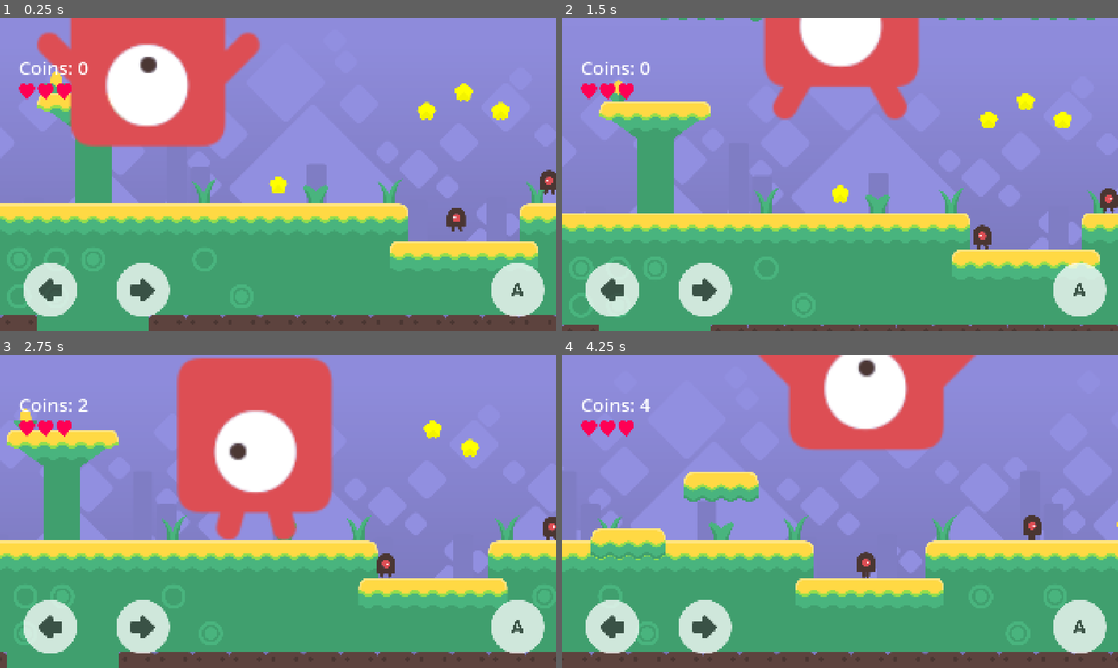
Above: before the commit, frames 1-4 (two rows, left to right).
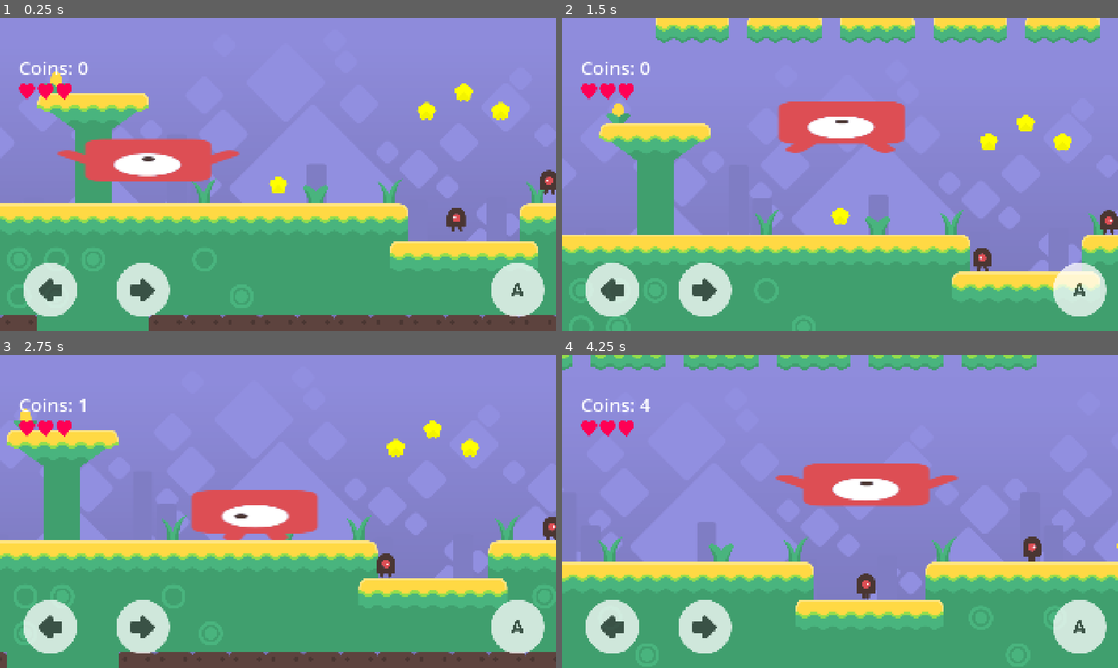
Above: after the commit, the same moments.

Repository: IzaacD-jpg/Testing-Testing
Game: Godot game, scene res://main.tscn
The game is run twice, just before and just after one commit, with the same random seed, the same clock (stepped at 60 frames per second) and the same inputs.
Inputs (mouse positions are in pixels of both pictures, inside the frame that each line leads up to):
- Up to frame 1 (0.25 s): no input
- Up to frame 2 (1.5 s): tap Enter at 0.5 s; move the mouse to (962, 158) at 0.52 s; hold Right (player_1_right) from 0.53 s (still down); tap A (player_2_left) at 0.6 s; click (962, 158) at 0.67 s; tap Up (player_1_jump) at 0.77 s; move the mouse to (728, 190) at 1.27 s; tap D (player_2_right) at 1.35 s
- Up to frame 3 (2.75 s): tap Up (player_1_jump) at 1.52 s; move the mouse to (333, 442) at 2.02 s; release Right (player_1_right) at 2.03 s; hold Left (player_1_left) from 2.03 s (still down); tap A (player_2_left) at 2.1 s
- Up to frame 4 (4.25 s): move the mouse to (812, 574) at 2.77 s; release Left (player_1_left) at 2.78 s; hold Right (player_1_right) from 2.78 s (still down); tap D (player_2_right) at 2.85 s; click (812, 574) at 2.92 s; tap Up (player_1_jump) at 3.02, 3.77 s; move the mouse to (1006, 558) at 3.52 s; tap A (player_2_left) at 3.6 s

The runs differ from the first frame. In frame 1, 15% of the frame differs, in the area x 6-47%, y 0-53%; in frame 2, 33%; in frame 3, 14%; in frame 4, 36%, in the area x 0-100%, y 0-100%.

Commit message:
updated enemies

Diff:
--- a/moddable-platformer-main/moddable-platformer-main/components/enemy/enemy.gd
+++ b/moddable-platformer-main/moddable-platformer-main/components/enemy/enemy.gd
@@ -10,6 +10,8 @@
 
 ## Does the player lose a life when contacting the enemy?
 @export var player_loses_life: bool = true
+
+@export var health : int = 2
 
 ## Can the enemy be squashed by the player?
 @export var squashable: bool = true
@@ -72,6 +74,9 @@
 	if body.is_in_group("players"):
 		if squashable and body.velocity.y > 0 and body.position.y < position.y:
 			body.stomp()
-			queue_free()
+			health -=1
+			if (health <= 0):
+				queue_free()
+
 		elif player_loses_life:
 			Global.lives -= 1
--- a/moddable-platformer-main/moddable-platformer-main/main.tscn
+++ b/moddable-platformer-main/moddable-platformer-main/main.tscn
@@ -199,7 +199,7 @@
 
 [node name="Player" parent="." instance=ExtResource("2_7yl00")]
 position = Vector2(512, 576)
-scale = Vector2(7, 7)
+scale = Vector2(5.71925, 1.92066)
 collision_layer = 1
 collision_mask = 7
 sprite_frames = ExtResource("9_qmofe")
